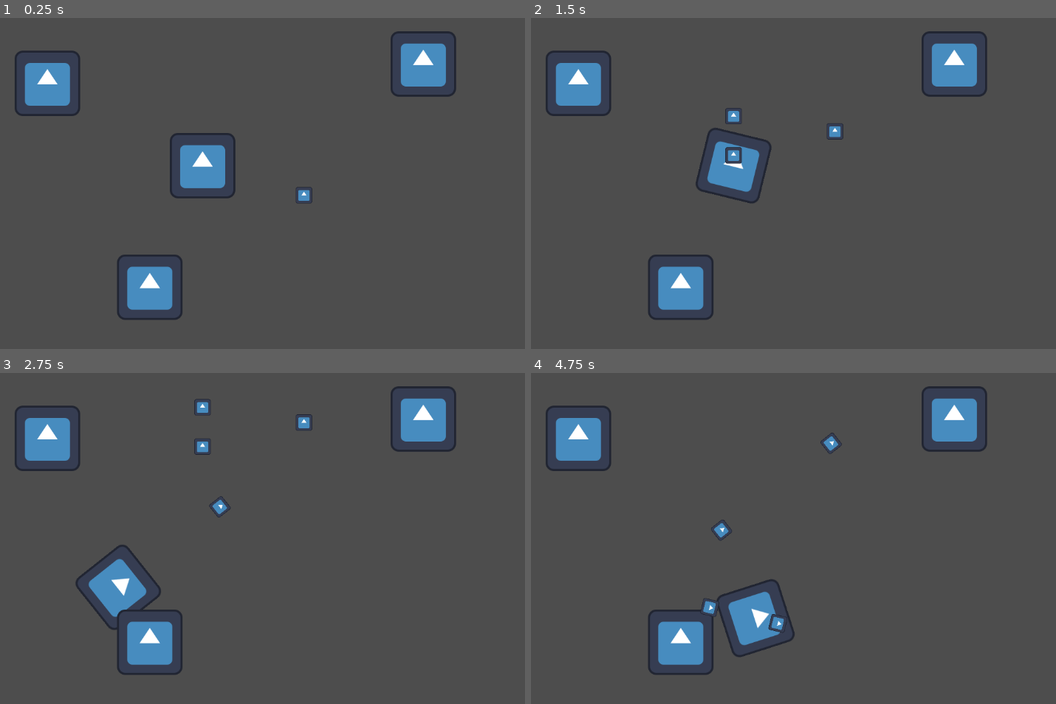
Above: before the commit, frames 1-4 (two rows, left to right).
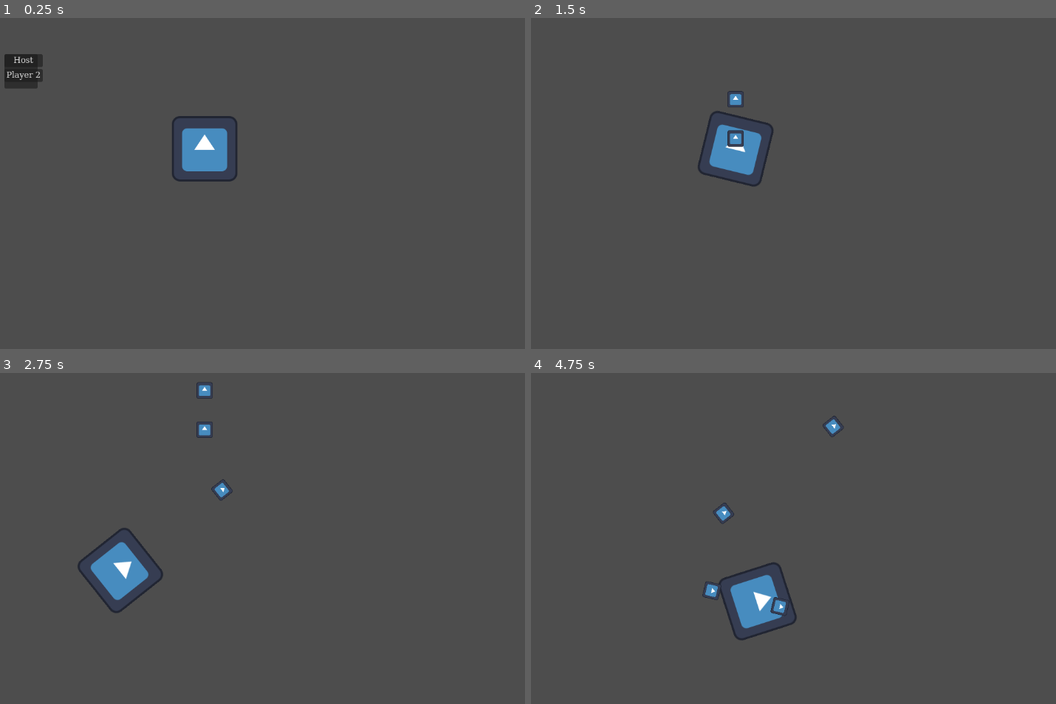
Above: after the commit, the same moments.

Repository: zetcc0/godot-game
Game: Godot game, scene res://escena.tscn
The game is run twice, just before and just after one commit, with the same random seed, the same clock (stepped at 60 frames per second) and the same inputs. The engine's default icon, where the game draws it, is replaced by a stand-in: a white triangle on a blue panel in a dark square.
Inputs (mouse positions are in pixels of both pictures, inside the frame that each line leads up to):
- Up to frame 1 (0.25 s): no input
- Up to frame 2 (1.5 s): click (552, 61) at 0.5 s, where only the run after the commit has a clickable "Host"; move the mouse to (903, 166) at 1.27 s; press the mouse at (903, 166) at 1.28 s; hold D (right) from 1.28 s (still down)
- Up to frame 3 (2.75 s): move the mouse to (126, 555) at 2.02 s; release D (right) at 2.03 s; release the mouse at (126, 555) at 2.03 s; hold S (backward) from 2.03 s (still down); click (126, 555) at 2.1 s
- Up to frame 4 (4.75 s): move the mouse to (835, 465) at 2.77 s; release S (backward) at 2.78 s; press the mouse at (835, 465) at 2.78 s; hold D (right) 2.78-3.53 s; move the mouse to (746, 604) at 3.52 s; release the mouse at (746, 604) at 3.53 s; hold W (forward) 3.53-4.28 s; click (746, 604) at 3.6 s; move the mouse to (951, 588) at 4.27 s; press the mouse at (951, 588) at 4.28 s; hold A (left) from 4.28 s (still down)

The runs differ from the first frame. In frame 1, 6.4% of the frame differs, in the area x 0-87%, y 4-92%; in frame 2, 6.1%; in frame 3, 6.6%, in the area x 2-87%, y 2-92%; in frame 4, 6.6%.

Commit message:
Base of multiplayer added

Diff:
--- a/escena.tscn
+++ b/escena.tscn
@@ -1,25 +1,66 @@
-[gd_scene load_steps=4 format=3 uid="uid://d3vjenmp0aqpd"]
+[gd_scene load_steps=5 format=3 uid="uid://d3vjenmp0aqpd"]
 
-[ext_resource type="Texture2D" uid="uid://b52ceev1ne53q" path="res://icon.svg" id="1_865ah"]
 [ext_resource type="PackedScene" uid="uid://beut8rb6vcrsg" path="res://player.tscn" id="1_ugwex"]
-[ext_resource type="PackedScene" uid="uid://b3xjakcqnupe3" path="res://bullet.tscn" id="3_sks45"]
+[ext_resource type="Script" uid="uid://b6oic0d4b4io3" path="res://game_manager.gd" id="2_ugwex"]
 
-[node name="Node2D" type="Node2D"]
+[sub_resource type="FontFile" id="FontFile_865ah"]
+cache/0/16/0/ascent = 0.0
+cache/0/16/0/descent = 0.0
+cache/0/16/0/underline_position = 0.0
+cache/0/16/0/underline_thickness = 0.0
+cache/0/16/0/scale = 1.0
+cache/0/8/0/ascent = 0.0
+cache/0/8/0/descent = 0.0
+cache/0/8/0/underline_position = 0.0
+cache/0/8/0/underline_thickness = 0.0
+cache/0/8/0/scale = 1.0
+
+[sub_resource type="FontFile" id="FontFile_ugwex"]
+cache/0/16/0/ascent = 0.0
+cache/0/16/0/descent = 0.0
+cache/0/16/0/underline_position = 0.0
+cache/0/16/0/underline_thickness = 0.0
+cache/0/16/0/scale = 1.0
+
+[node name="main" type="Node2D"]
 
 [node name="Player" parent="." instance=ExtResource("1_ugwex")]
-position = Vector2(495, 289)
+position = Vector2(499, 256)
 
-[node name="Icon" type="Sprite2D" parent="."]
-position = Vector2(192, 128)
-texture = ExtResource("1_865ah")
+[node name="MultiplayerHUD" type="Control" parent="."]
+unique_name_in_owner = true
+layout_mode = 3
+anchors_preset = 0
+offset_left = 108.0
+offset_top = 71.0
+offset_right = 173.0
+offset_bottom = 138.0
 
-[node name="Icon2" type="Sprite2D" parent="."]
-position = Vector2(392, 527)
-texture = ExtResource("1_865ah")
+[node name="Panel" type="Panel" parent="MultiplayerHUD"]
+layout_mode = 1
+anchors_preset = 15
+anchor_right = 1.0
+anchor_bottom = 1.0
+grow_horizontal = 2
+grow_vertical = 2
 
-[node name="Icon3" type="Sprite2D" parent="."]
-position = Vector2(926, 90)
-texture = ExtResource("1_865ah")
+[node name="VBoxContainer" type="VBoxContainer" parent="MultiplayerHUD/Panel"]
+layout_mode = 0
+offset_right = 40.0
+offset_bottom = 40.0
 
-[node name="Area2D" parent="." instance=ExtResource("3_sks45")]
-position = Vector2(693, 372)
+[node name="HostButton" type="Button" parent="MultiplayerHUD/Panel/VBoxContainer"]
+layout_mode = 2
+theme_override_fonts/font = SubResource("FontFile_865ah")
+text = "Host"
+
+[node name="ClientButton" type="Button" parent="MultiplayerHUD/Panel/VBoxContainer"]
+layout_mode = 2
+theme_override_fonts/font = SubResource("FontFile_ugwex")
+text = "Player 2"
+
+[node name="GameManager" type="Node" parent="."]
+script = ExtResource("2_ugwex")
+
+[connection signal="pressed" from="MultiplayerHUD/Panel/VBoxContainer/HostButton" to="GameManager" method="become_host"]
+[connection signal="pressed" from="MultiplayerHUD/Panel/VBoxContainer/ClientButton" to="GameManager" method="join_as_player_2"]
--- /dev/null
+++ b/game_manager.gd
@@ -0,0 +1,11 @@
+extends Node
+
+func become_host():
+	print("become host pressed")
+	%MultiplayerHUD.hide()
+	MultiplayerManager.become_host()
+
+func join_as_player_2():
+	print("become 2nd player pressed")
+	%MultiplayerHUD.hide()
+	MultiplayerManager.join_as_player_2()
--- /dev/null
+++ b/multiplayer/multiplayer_manager.gd
@@ -0,0 +1,36 @@
+extends Node
+
+const SERVER_PORT = 8080
+const SERVER_IP = "127.0.0.1"
+
+var multiplayer_scene = preload("res://multiplayer/multiplayer_player.tscn")
+
+
+func become_host():
+	print("Starting host!")
+
+	var server_peer = ENetMultiplayerPeer.new()
+	server_peer.create_server(SERVER_PORT)
+
+	multiplayer.multiplayer_peer = server_peer
+
+	multiplayer.peer_connected.connect(_add_player_to_game)
+	multiplayer.peer_disconnected.connect(_del_player)
+
+
+func join_as_player_2():
+	print("Player 2 joining!")
+
+	var client_peer = ENetMultiplayerPeer.new()
+	client_peer.create_client(SERVER_IP, SERVER_PORT)
+
+	multiplayer.multiplayer_peer = client_peer
+
+
+func _add_player_to_game(id: int):
+	print("player %s joined the game..." % id)
+
+
+
+func _del_player(id: int):
+	print("player %s left the game..." % id)
--- /dev/null
+++ b/multiplayer/multiplayer_player.gd
@@ -0,0 +1,22 @@
+extends CharacterBody2D
+
+@export var speed : int = 300
+@export var rotation_speed : float = 0.02
+@export var bullet_scene : PackedScene = preload("res://bullet.tscn")
+
+func get_input() -> void:
+	rotation += Input.get_axis("left", "right") * rotation_speed
+	velocity = transform.y * Input.get_axis("forward", "backward") * speed
+
+func shoot() -> void:
+	var b = bullet_scene.instantiate()
+	get_tree().root.add_child(b)
+	b.transform = $".".global_transform
+
+func _physics_process(delta: float) -> void:
+	get_input()
+	move_and_slide()
+
+func _input(event: InputEvent) -> void:
+	if event.is_action_pressed("shoot"):
+		shoot()
--- /dev/null
+++ b/multiplayer/multiplayer_player.tscn
@@ -0,0 +1,16 @@
+[gd_scene load_steps=4 format=3 uid="uid://bnwfexwqjcnsq"]
+
+[ext_resource type="Script" uid="uid://bj668e4ikp0ty" path="res://multiplayer/multiplayer_player.gd" id="1_6b4kk"]
+[ext_resource type="Texture2D" uid="uid://b52ceev1ne53q" path="res://icon.svg" id="2_mhy7n"]
+
+[sub_resource type="RectangleShape2D" id="RectangleShape2D_77vqc"]
+
+[node name="multiplayer_player" type="CharacterBody2D"]
+script = ExtResource("1_6b4kk")
+
+[node name="CollisionShape2D" type="CollisionShape2D" parent="."]
+scale = Vector2(6.4, 6.4)
+shape = SubResource("RectangleShape2D_77vqc")
+
+[node name="Sprite2D" type="Sprite2D" parent="."]
+texture = ExtResource("2_mhy7n")
--- a/project.godot
+++ b/project.godot
@@ -14,6 +14,14 @@
 run/main_scene="uid://d3vjenmp0aqpd"
 config/features=PackedStringArray("4.4", "Forward Plus")
 config/icon="res://icon.svg"
+
+[autoload]
+
+MultiplayerManager="*res://multiplayer/multiplayer_manager.gd"
+
+[display]
+
+window/size/always_on_top=true
 
 [input]
 
Not shown, added: game_manager.gd.uid
Not shown, added: multiplayer/multiplayer_manager.gd.uid
Not shown, added: multiplayer/multiplayer_player.gd.uid
